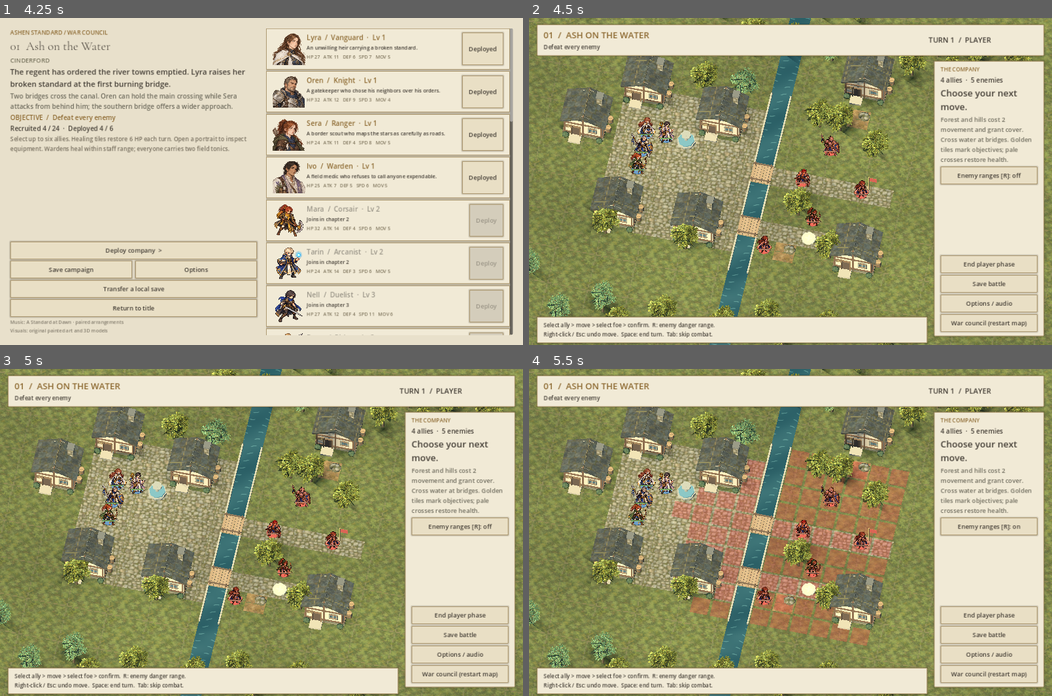
Above: before the commit, frames 1-4 (two rows, left to right).
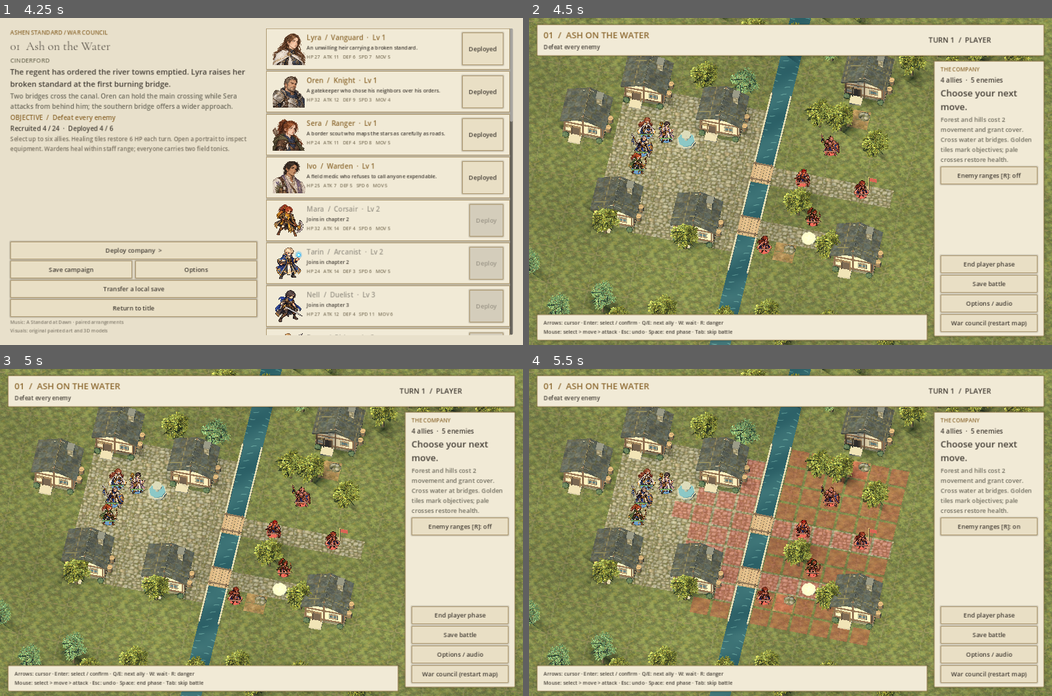
Above: after the commit, the same moments.

Repository: alexrao2000/Poem
Game: Godot game, scene res://main.tscn
The game is run twice, just before and just after one commit, with the same random seed, the same clock (stepped at 60 frames per second) and the same inputs.
Inputs:
- Up to frame 1 (4.25 s): click "Begin the chronicle" at 0.5 s; click "Skip scene" at 1.25 s; click "Return to title" at 2 s; click "Begin the chronicle" at 2.75 s; click "Skip scene" at 3.5 s
- Up to frame 2 (4.5 s): click "Deploy company >" at 4.25 s
- Up to frame 3 (5 s): no input
- Up to frame 4 (5.5 s): click "Enemy ranges [R]: off" at 5 s

Frame 1 is identical in both runs. In frame 2, 2.4% of the frame differs, in the area x 1-77%, y 90-100%; in frame 3, 2.4%; in frame 4, 2.4%.

Commit message:
Add keyboard tactical cursor and preserve map camera settings

Diff:
--- a/scripts/main.gd
+++ b/scripts/main.gd
@@ -49,6 +49,8 @@
 var moving_id=""
 var route_preview: Node3D
 var last_hover=Vector2i(-1,-1)
+var cursor_tile=Vector2i.ZERO
+var cursor_visible=false
 var clock = 0.0
 var skip_combat = false
 var show_danger = false
@@ -227,6 +229,7 @@
 	camera.h_offset=2.0
 
 func make_map():
+	cursor_visible=false
 	clear_world()
 	map_camera()
 	battle_lighting(game.info().get("environment","village"))
@@ -347,8 +350,8 @@
 	status.autowrap_mode=TextServer.AUTOWRAP_OFF
 	var panel=PanelContainer.new();panel.set_anchors_and_offsets_preset(Control.PRESET_RIGHT_WIDE);panel.offset_left=-325;panel.offset_right=-22;panel.offset_top=118;panel.offset_bottom=-24;ui.add_child(panel)
 	side=VBoxContainer.new();side.add_theme_constant_override("separation",5);panel.add_child(side)
-	var bottom=PanelContainer.new();bottom.set_anchors_and_offsets_preset(Control.PRESET_BOTTOM_WIDE);bottom.offset_left=22;bottom.offset_right=-343;bottom.offset_top=-78;bottom.offset_bottom=-22;ui.add_child(bottom)
-	label_in(bottom,"Select ally > move > select foe > confirm.  R: enemy danger range.\nRight-click / Esc: undo move.  Space: end turn.  Tab: skip combat.",15)
+	var bottom=PanelContainer.new();bottom.set_anchors_and_offsets_preset(Control.PRESET_BOTTOM_WIDE);bottom.offset_left=22;bottom.offset_right=-343;bottom.offset_top=-84;bottom.offset_bottom=-22;ui.add_child(bottom)
+	label_in(bottom,"Arrows: cursor · Enter: select / confirm · Q/E: next ally · W: wait · R: danger\nMouse: select > move > attack · Esc: undo · Space: end phase · Tab: skip battle",14)
 	update_side();highlight()
 
 func update_side():
@@ -406,6 +409,7 @@
 		for enemy in game.living("enemy"):danger.merge(tactics.threatened_tiles(game,enemy))
 	if selected!=null and selected.team=="enemy":danger.merge(tactics.threatened_tiles(game,selected))
 	for p in danger:cube(markers,Vector3(p.x,.01,p.y),Vector3(.87,.018,.87),Color(.72,.16,.21,.30))
+	if cursor_visible:draw_map_cursor()
 	if selected==null or selected.team!="player" or selected.acted:return
 	var range_map=game.reachable(selected) if origin==null else {game.pos(selected):0}
 	for p in range_map:
@@ -418,6 +422,12 @@
 	show_danger=not show_danger;highlight();update_side()
 
 func _input(event):
+	if screen=="battle" and not busy and game.phase=="player" and event is InputEventKey and event.pressed:
+		var steps={KEY_LEFT:Vector2i.LEFT,KEY_RIGHT:Vector2i.RIGHT,KEY_UP:Vector2i.UP,KEY_DOWN:Vector2i.DOWN}
+		if steps.has(event.keycode):
+			move_map_cursor(steps[event.keycode]);get_viewport().set_input_as_handled();return
+		if event.keycode in [KEY_Q,KEY_E] and not event.echo:
+			cycle_ready_ally(-1 if event.keycode==KEY_Q else 1);get_viewport().set_input_as_handled();return
 	if is_instance_valid(reward_panel) and event is InputEventKey and event.pressed and event.keycode in [KEY_SPACE,KEY_ENTER,KEY_TAB]:
 		reward_skip=true;get_viewport().set_input_as_handled();return
 	if screen=="battle" and busy and event is InputEventKey and event.pressed and event.keycode==KEY_TAB:
@@ -439,6 +449,8 @@
 			if event.keycode==KEY_ESCAPE:cancel_selection()
 			if event.keycode==KEY_SPACE:end_turn()
 			if event.keycode==KEY_R:toggle_danger()
+			if event.keycode==KEY_W and not event.echo:wait_action()
+			if event.keycode==KEY_ENTER and not event.echo:activate_map_cursor();get_viewport().set_input_as_handled()
 	if screen!="battle" or busy or game.phase!="player":return
 	if event is InputEventMouseMotion:
 		var ray_start=camera.project_ray_origin(event.position);var ray_direction=camera.project_ray_normal(event.position)
@@ -447,6 +459,7 @@
 	if event is InputEventMouseButton and event.pressed:
 		if event.button_index==MOUSE_BUTTON_RIGHT:cancel_selection();return
 		if event.button_index!=MOUSE_BUTTON_LEFT:return
+		cursor_visible=false;highlight()
 		for unit in game.units:
 			if unit.hp>0 and camera.unproject_position(Vector3(unit.x,.65,unit.y)).distance_to(event.position)<25:
 				click_tile(game.pos(unit));return
@@ -541,7 +554,7 @@
 		await map_combat_feedback(events)
 		return
 	skip_combat=false;music_mix(true)
-	var old_pos=camera.position;var old_rot=camera.rotation
+	var old_pos=camera.position;var old_rot=camera.rotation;var old_size=camera.size;var old_offset=camera.h_offset
 	var focus=Vector3((a.x+b.x)*.5,0,(a.y+b.y)*.5)
 	markers.hide()
 	var push=create_tween().set_parallel(true).set_trans(Tween.TRANS_CUBIC).set_ease(Tween.EASE_IN)
@@ -646,8 +659,8 @@
 	stage.visible=false
 	restore_lighting(old_lighting)
 	world.show();pieces.show();markers.show()
-	camera.projection=Camera3D.PROJECTION_ORTHOGONAL;camera.position=old_pos;camera.rotation=old_rot;camera.h_offset=2.0
-	var pull=create_tween();pull.tween_property(camera,"size",16.0,.25);await pull.finished
+	camera.projection=Camera3D.PROJECTION_ORTHOGONAL;camera.position=old_pos;camera.rotation=old_rot;camera.h_offset=old_offset
+	var pull=create_tween();pull.tween_property(camera,"size",old_size,.25);await pull.finished
 	for control in tactical_controls:
 		if is_instance_valid(control):control.show()
 	music_mix(false)
@@ -1086,3 +1099,45 @@
 		await fade.finished
 		text_label.queue_free()
 	refresh_pieces()
+
+func initialize_map_cursor():
+	if cursor_visible:return
+	var allies=game.living("player")
+	if selected!=null:cursor_tile=game.pos(selected)
+	elif not allies.is_empty():cursor_tile=game.pos(allies[0])
+	cursor_visible=true
+
+func move_map_cursor(direction: Vector2i):
+	if screen!="battle" or busy or game.phase!="player":return
+	initialize_map_cursor()
+	var focus=get_viewport().gui_get_focus_owner()
+	if focus!=null:focus.release_focus()
+	var size=game.board_size();cursor_tile+=direction
+	cursor_tile=Vector2i(clampi(cursor_tile.x,0,size.x-1),clampi(cursor_tile.y,0,size.y-1))
+	highlight();preview_route(cursor_tile)
+
+func cycle_ready_ally(direction: int):
+	if screen!="battle" or busy or game.phase!="player":return
+	var ready=game.living("player").filter(func(unit):return not unit.acted)
+	if ready.is_empty():return
+	var index=ready.find(selected)
+	index=(0 if direction>0 else ready.size()-1) if index<0 else posmod(index+direction,ready.size())
+	var unit=ready[index]
+	cancel_selection();cursor_tile=game.pos(unit);cursor_visible=true
+	var focus=get_viewport().gui_get_focus_owner()
+	if focus!=null:focus.release_focus()
+	click_tile(cursor_tile)
+
+func activate_map_cursor():
+	if screen!="battle" or busy or game.phase!="player":return
+	initialize_map_cursor()
+	if target!=null and game.pos(target)==cursor_tile and selected!=null and game.can_attack(selected,target):player_attack()
+	else:click_tile(cursor_tile)
+	highlight()
+
+func draw_map_cursor():
+	var root=Node3D.new();root.name="MapCursor";markers.add_child(root)
+	for sign_x in [-1,1]:
+		for sign_y in [-1,1]:
+			cube(root,Vector3(cursor_tile.x+sign_x*.36,.085,cursor_tile.y+sign_y*.46),Vector3(.22,.035,.055),Color("fff6d6"))
+			cube(root,Vector3(cursor_tile.x+sign_x*.46,.085,cursor_tile.y+sign_y*.36),Vector3(.055,.035,.22),Color("fff6d6"))
--- /dev/null
+++ b/tests/test_controls.gd
@@ -0,0 +1,36 @@
+extends SceneTree
+func _initialize():call_deferred("run")
+func run():
+ var app=load("res://main.tscn").instantiate();app.settings_path="";app.save_path="/private/tmp/ashen-controls.json";root.add_child(app);await process_frame
+ app.game.start_battle();app.make_map();app.show_battle();app.preferences.values.auto_end=false;app.preferences.values.combat="map"
+ app.cycle_ready_ally(1);assert(app.selected.id=="lyra" and app.cursor_visible,"Cycle begins with first ready ally")
+ app.cycle_ready_ally(1);assert(app.selected.id=="oren")
+ app.selected.acted=true;app.cycle_ready_ally(1);assert(app.selected.id=="lyra","Cycle excludes allies that have acted")
+ app.move_map_cursor(Vector2i(-100,-100));assert(app.cursor_tile==Vector2i.ZERO,"Cursor clamps to board")
+ var before=app.cursor_tile;app.busy=true;app.move_map_cursor(Vector2i.RIGHT);assert(app.cursor_tile==before,"Busy phases ignore cursor movement")
+ app.busy=false
+ var unit=app.selected;var destination=app.game.pos(unit)
+ for tile in app.game.reachable(unit):
+  if app.game.at(tile)==null:destination=tile;break
+ var origin=app.game.pos(unit);app.cursor_tile=destination;app.activate_map_cursor()
+ while app.busy:await process_frame
+ assert(app.game.pos(unit)==destination and app.origin==origin,"Keyboard selection uses normal validated movement")
+ app.cycle_ready_ally(1);assert(app.game.pos(unit)==origin,"Cycling restores uncommitted movement")
+ app.selected=unit;app.cursor_tile=origin;app.wait_action();await process_frame
+ assert(unit.acted and app.game.phase=="player","Wait commits action without forced phase when disabled")
+ app.game.start_battle();app.make_map();app.show_battle();unit=app.game.units[0]
+ var enemy=app.game.living("enemy")[0];unit.x=8;unit.y=4;enemy.x=9;enemy.y=4
+ app.selected=unit;app.cursor_tile=app.game.pos(enemy);app.cursor_visible=true;app.activate_map_cursor()
+ assert(app.target==enemy and not unit.acted,"First confirmation opens forecast")
+ app.activate_map_cursor()
+ while app.busy:await process_frame
+ assert(unit.acted,"Second confirmation resolves the forecasted attack")
+ # Actual key routing reaches cursor movement and ready-unit cycling.
+ var key=InputEventKey.new();key.pressed=true;key.keycode=KEY_E;app._input(key)
+ assert(app.selected!=null and not app.selected.acted)
+ var old=app.cursor_tile;key.keycode=KEY_UP;app._input(key);assert(app.cursor_tile.y==maxi(0,old.y-1))
+ for player in app.sfx_players:player.stop()
+ app.music.stop();await create_timer(.15).timeout
+ app.queue_free();await process_frame
+ print("PASS: keyboard cursor bounds, ready-unit cycling, movement undo, wait, forecast confirmation and key routing")
+ quit()
--- a/tests/test_presentation.gd
+++ b/tests/test_presentation.gd
@@ -62,13 +62,14 @@
 	app.selected=a;app.target=b;app.update_side();await process_frame;await process_frame
 	for control in app.side.get_children():
 		assert(control.get_global_rect().end.y<=app.ui.size.y,"Forecast and action controls fit viewport")
+	app.camera.size=15.25;app.camera.h_offset=1.5
 	var events=app.game.combat(a,b)
 	inspect_combat_hud(app)
 	await app.cinematic(a,b,events)
 	assert(inspected_hud,"Combat HUD inspected during animation")
 	assert(not app.stage.visible,"Battle stage hidden on return")
 	assert(app.camera.projection==Camera3D.PROJECTION_ORTHOGONAL,"Map camera restored")
-	assert(is_equal_approx(app.camera.size,16.0),"Map zoom restored")
+	assert(is_equal_approx(app.camera.size,15.25) and is_equal_approx(app.camera.h_offset,1.5),"Map zoom restored")
 	assert(app.world.visible and app.pieces.visible,"Map restored after arena")
 	app.music_mix(true)
 	await create_timer(.1).timeout
Not shown, changed: DEVELOPMENT.md
Not shown, changed: README.md
Not shown, changed: scripts/test_local.py
